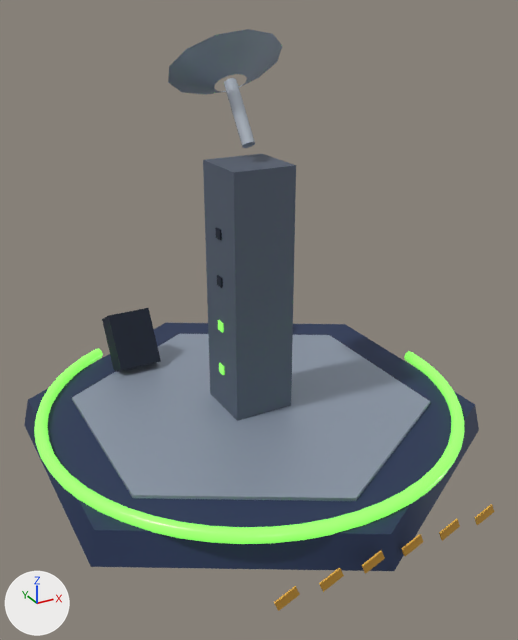
The glTF model game/assets/maps/shared_controlpoint_capturing.glb: old version first, new version second.
Before and after are seen from a camera (50 mm lens) standing at (-1.97, -3.71, 2.64) and looking at (-0.03, -0.18, 0.87). The lights are fixed; the arrows at lower left show +X, +Y and +Z. The picture after the commit comes second. Where no turn or scale is listed for an object, it has been applied to the vertices. Vertices at exactly the same position are counted once.

Names of what the first picture shows: 'cp_console-1', 'cp_dish_mast', 'cp_dish_plate', 'cp_pad', 'cp_pad_inlay', 'cp_pylon', 'cp_ring' and 10 more.
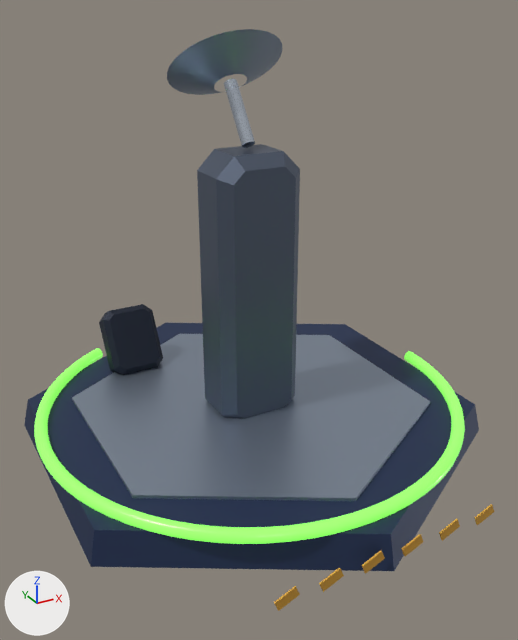
Changed parts and their boxes (x1, y1, x2, y2) in the pictures (518 x 640 px):
'cp_pad_inlay', surface changed: (72, 334, 430, 501) in both
'cp_pylon', reshaped (11% wider): before (203, 154, 296, 421); after (197, 144, 300, 419)
'cp_dish_plate', surface changed: (168, 29, 282, 94) in both
'cp_console-1', reshaped (8% wider, 11% taller): before (102, 308, 161, 372); after (99, 304, 163, 375)

The change in detail:
In material 'steel_plate' (mat_steel_plate), metallic goes from 0.34 to 0.8.
me_mesh_3 is used by ob_cp_pylon; location (0.0, 0.0, 1.0).
me_mesh_3 had 8 vertices, 12 faces and spanned x -0.2..0.2, y -0.2..0.2, z -0.8..0.8.
me_mesh_3 now has 32 vertices, 60 faces and spans x -0.27..0.27, y -0.2..0.2, z -0.87..0.87.
me_mesh_3 part 1: the whole mesh is rebuilt.
me_mesh_12 is used by ob_cp_console_1; location (-0.5, 0.9, 0.4).
me_mesh_12 had 8 vertices, 12 faces and spanned x -0.15..0.15, y -0.184..0.184, z -0.223..0.223.
me_mesh_12 now has 32 vertices, 60 faces and spans x -0.186..0.186, y -0.184..0.184, z -0.238..0.238.
me_mesh_12 part 2: 8 vertices removed from x -0.15..0.15, y -0.184..0.184, z -0.223..0.223; 32 vertices added at x -0.186..0.186, y -0.184..0.184, z -0.238..0.238.
